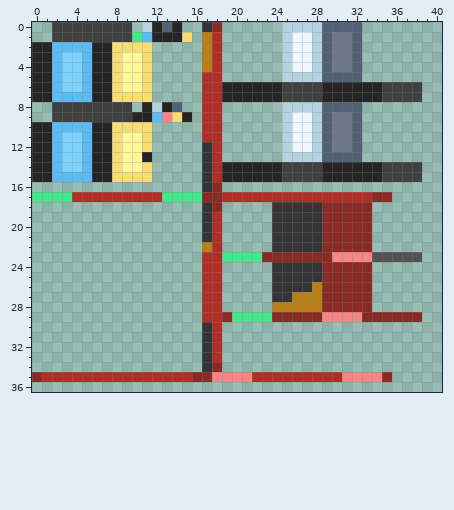
One commit to this pixel-art sprite: src/main/resources/assets/onewheel/textures/red.png. Above, as it was before the edit.
The file is 64x64 pixels. Shown: x 0..40, y 0..36.
The same view after the edit:
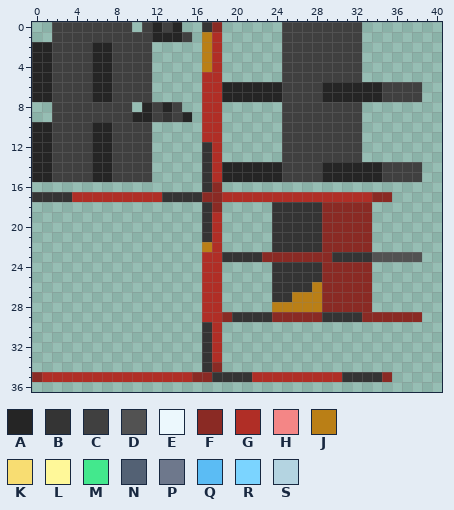
Palette (. is transparent): A #252525  B #343434  C #404040  D #525252  E #ecf8fd  F #8a2a24  G #b02e26  H #f48686  J #ba7f16  K #f8dd72  L #fff899  M #43e88d  N #536174  P #6e788c  Q #5bbcf4  R #7bd4ff  S #b4d4e1
From old to new:
y 0: x 11 S -> C; x 13 N -> C; x 25..32 SSSSNNNN -> CCCCCCCC
y 1: x 10..11 MQ -> CC; x 15 K -> C; x 25..32 SEESNPPN -> CCCCCCCC
y 2: x 2..5 QQQQ -> CCCC; x 8..11 KKKK -> CCCC; x 25..32 SEESNPPN -> CCCCCCCC
y 3..4: x 2..5 QRRQ -> CCCC; x 8..11 KLLK -> CCCC; x 25..32 SEESNPPN -> CCCCCCCC
y 5: x 2..5 QRRQ -> CCCC; x 8..11 KLLK -> CCCC; x 25..32 SSSSNNNN -> CCCCCCCC
y 6: x 2..5 QRRQ -> CCCC; x 8..11 KLLK -> CCCC
y 7: x 2..5 QQQQ -> CCCC; x 8..11 KKKK -> CCCC
y 8: x 12 S -> C; x 14 N -> C; x 25..32 SSSSNNNN -> CCCCCCCC
y 9: x 12..14 QHK -> CBC; x 25..32 SEESNPPN -> CCCCCCCC
y 10: x 2..5 QQQQ -> CCCC; x 8..11 KKKK -> CCCC; x 25..32 SEESNPPN -> CCCCCCCC
y 11..12: x 2..5 QRRQ -> CCCC; x 8..11 KLLK -> CCCC; x 25..32 SEESNPPN -> CCCCCCCC
y 13: x 2..5 QRRQ -> CCCC; x 8..11 KLLA -> CCCC; x 25..32 SSSSNNNN -> CCCCCCCC
y 14: x 2..5 QRRQ -> CCCC; x 8..11 KLLK -> CCCC
y 15: x 2..5 QQQQ -> CCCC; x 8..11 KKKK -> CCCC
y 17: x 0..3 MMMM -> BBBB; x 13..16 MMMM -> BBBB
y 23: x 19..22 MMMM -> BBBB; x 30..33 HHHH -> BBBB
y 29: x 20..23 MMMM -> BBBB; x 29..32 HHHH -> BBBB
y 35: x 18..21 HHHH -> BBBB; x 31..34 HHHH -> BBBB
Pixel boxes of the changes (left, top, right, bottom) in both pictures:
changed: (32, 22, 202, 202)
changed: (282, 22, 362, 162)
changed: (222, 252, 262, 262)
changed: (332, 252, 372, 262)
changed: (232, 312, 272, 322)
changed: (322, 312, 362, 322)
changed: (212, 372, 252, 382)
changed: (342, 372, 382, 382)
